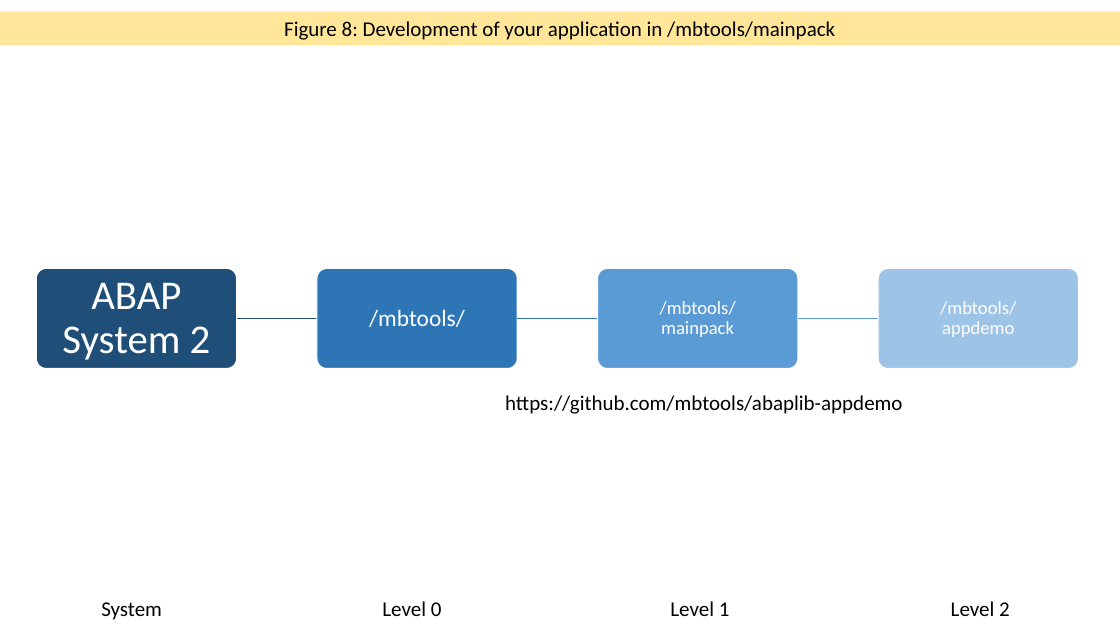
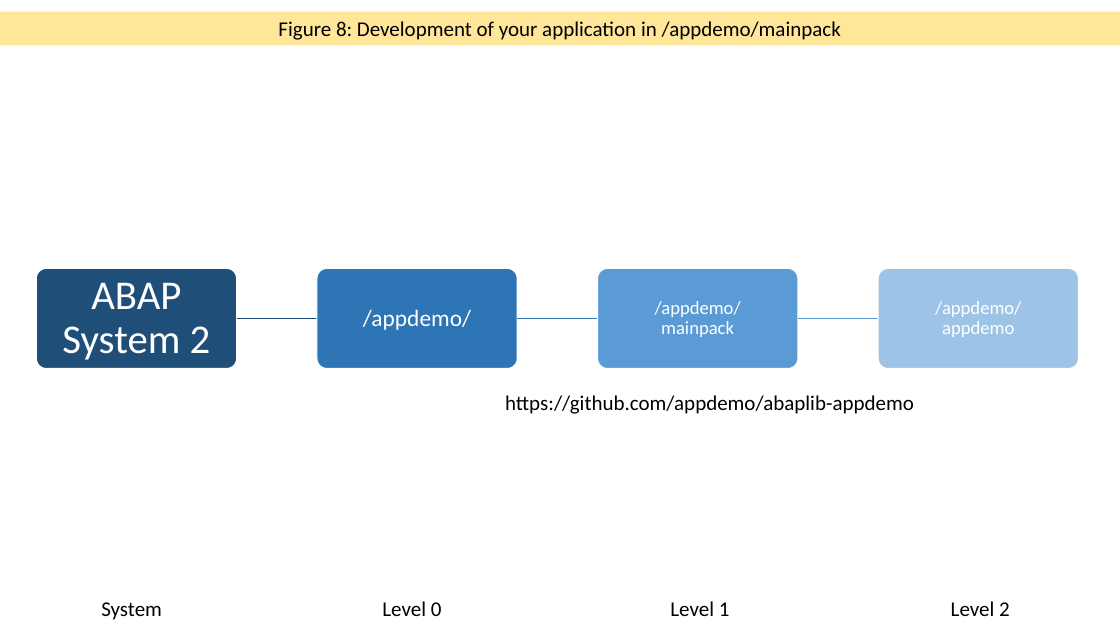
Before and after one commit to mbtools/abaplib-appdemo, a slide deck: slide 19 of docs/abapGit 2.0 - ABAP Libraries.pptx. Drawn at 1120x630 pixels with LibreOffice and Linux fonts; fonts in the diff are those of the drawing. Boxes give left, top, right and bottom in pixels: in the first picture for what was removed or moved away, otherwise in the second. Text is boxed around its words. In the diff, an @@ line names an element or a change of style, - is before the commit and + after.

```diff
--- a/docs/abapGit 2.0 - ABAP Libraries.pptx
+++ b/docs/abapGit 2.0 - ABAP Libraries.pptx
@@ text in rectangle at [278, 21, 841, 40]: text changed @@
-Figure 8: Development of your application in /mbtools/mainpack
+Figure 8: Development of your application in /appdemo/mainpack
@@ text at [363, 309, 471, 330]: text changed @@
-/mbtools/
+/appdemo/
@@ text at [655, 301, 741, 337]: text changed @@
-/mbtools/
-mainpack
+/appdemo/
+mainpack
@@ text at [935, 301, 1021, 337]: text changed @@
-/mbtools/
-appdemo
+/appdemo/
+appdemo
@@ text at [505, 395, 914, 414]: text changed @@
-https://github.com/mbtools/abaplib-appdemo
+https://github.com/appdemo/abaplib-appdemo
```
Also in this commit, not shown: 2 other slides changed, 1 other file.
